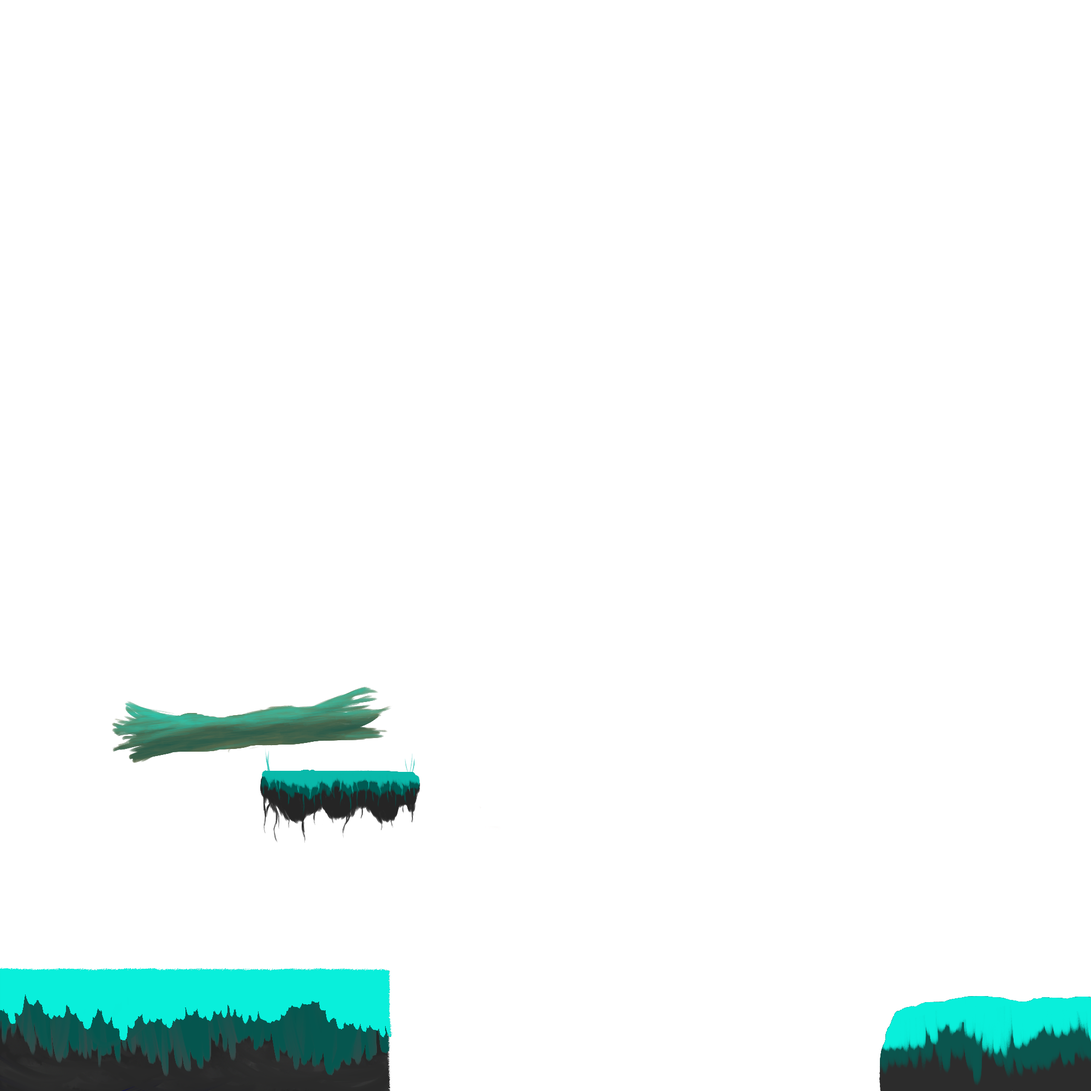
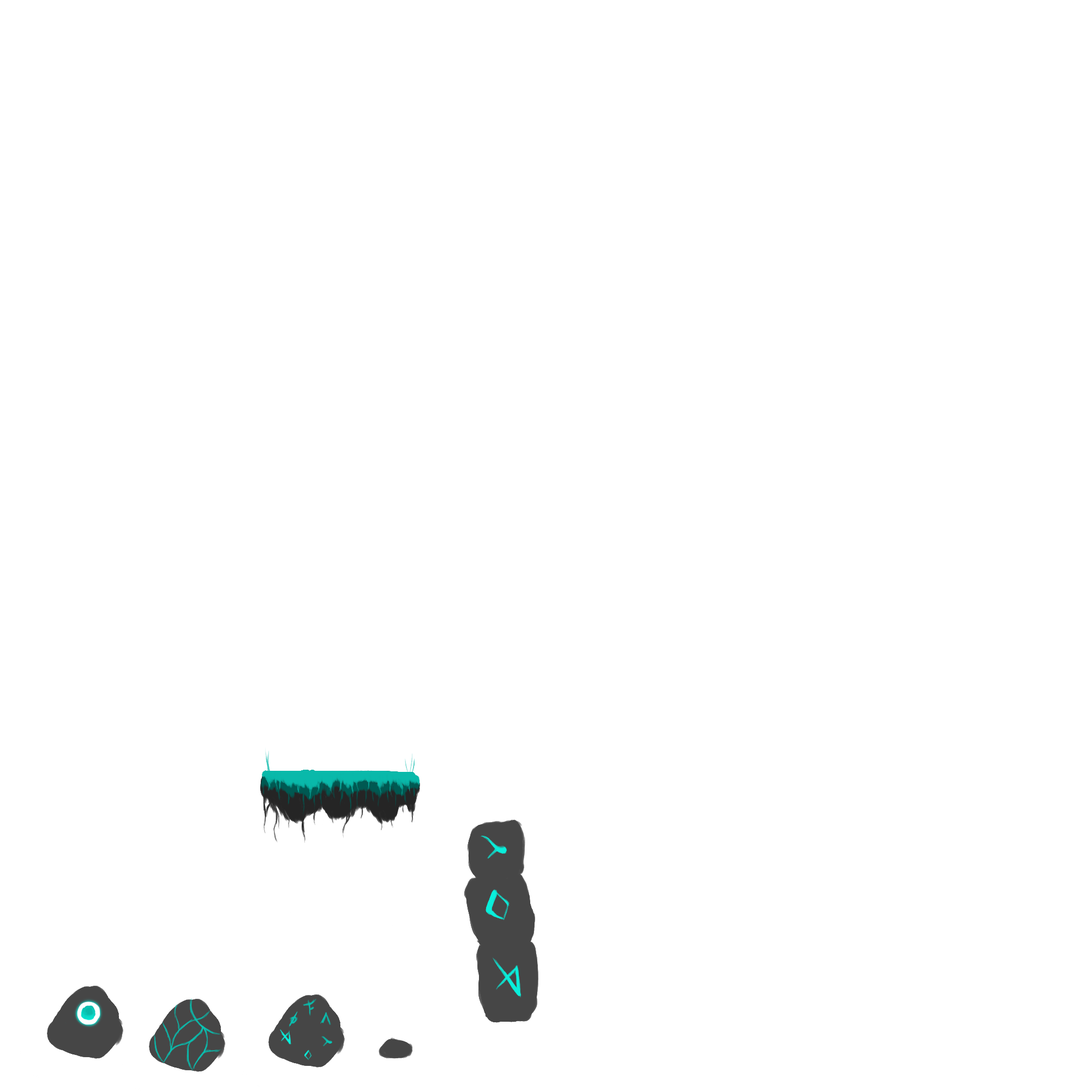
Before/after of a 1091x1091 layered artwork. What changed in the layer stack:
hid group "Trees" (6 layers) over <box>111,686,502,833</box>
showed group "Stones" (20 layers) over <box>20,819,539,1091</box>
hid group "Ground" (8 layers) over <box>0,967,1091,1091</box>
